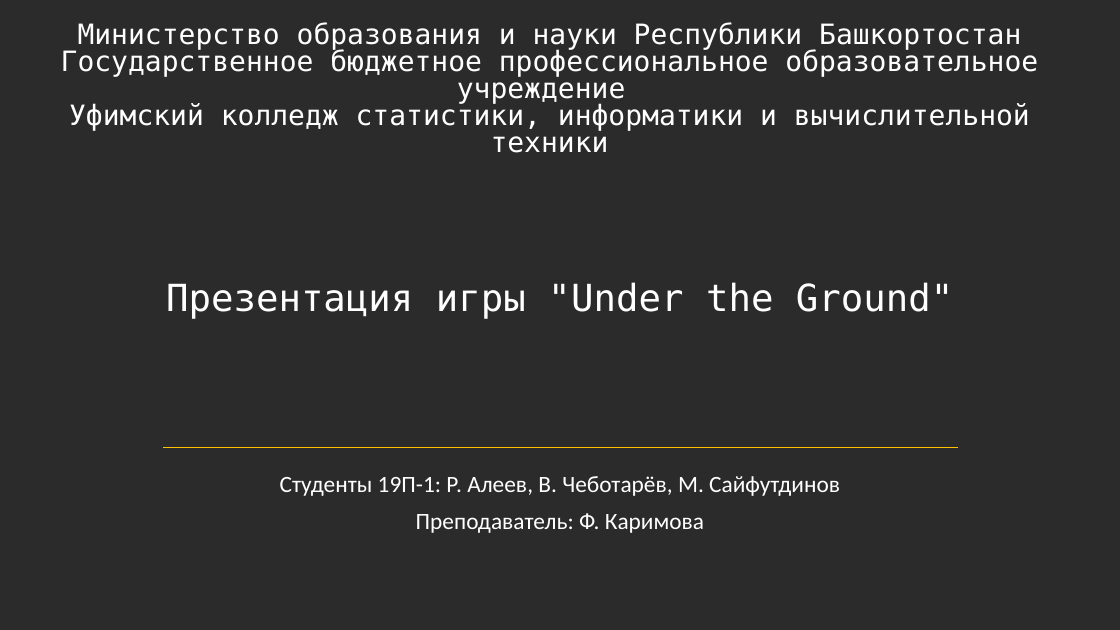
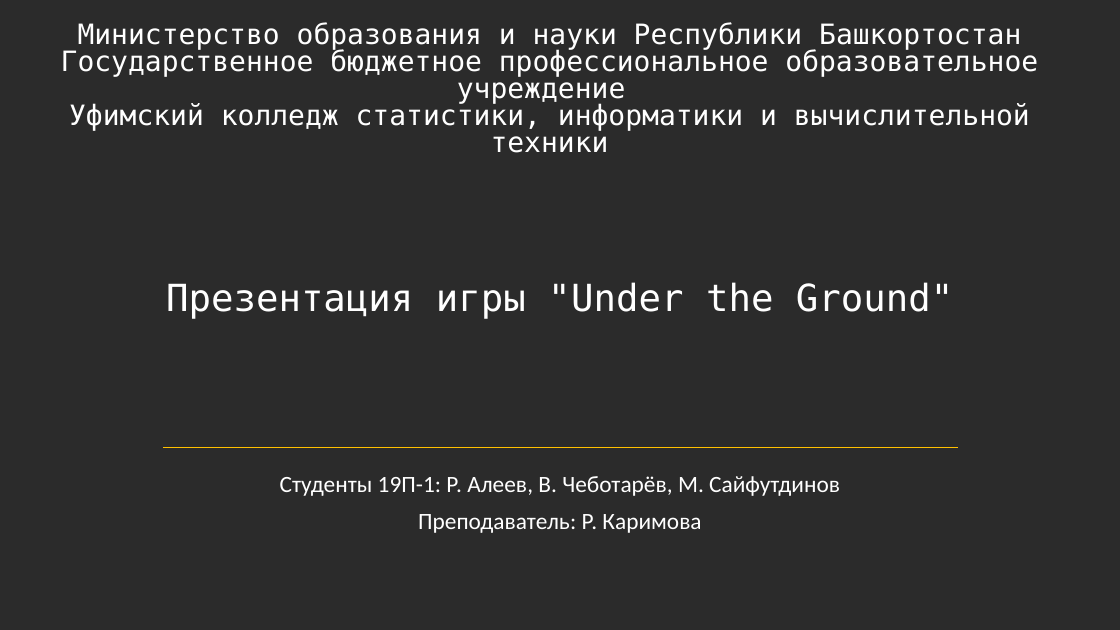
Before and after one commit to Essisten/UnderTheGround, a slide deck: slide 1 of Презентация игры Under The Ground.pptx. Drawn at 1120x630 pixels with LibreOffice and Linux fonts; fonts in the diff are those of the drawing; background and template pictures are left out; a plain dark background stands for a picture behind light text. Boxes give left, top, right and bottom in pixels: in the first picture for what was removed or moved away, otherwise in the second. Text is boxed around its words. In the diff, an @@ line names an element or a change of style, - is before the commit and + after.

```diff
--- a/Презентация игры Under The Ground.pptx
+++ b/Презентация игры Under The Ground.pptx
@@ subtitle at (418, 514, 701, 533): text changed @@
-Преподаватель: Ф. Каримова
+Преподаватель: Р. Каримова
```
